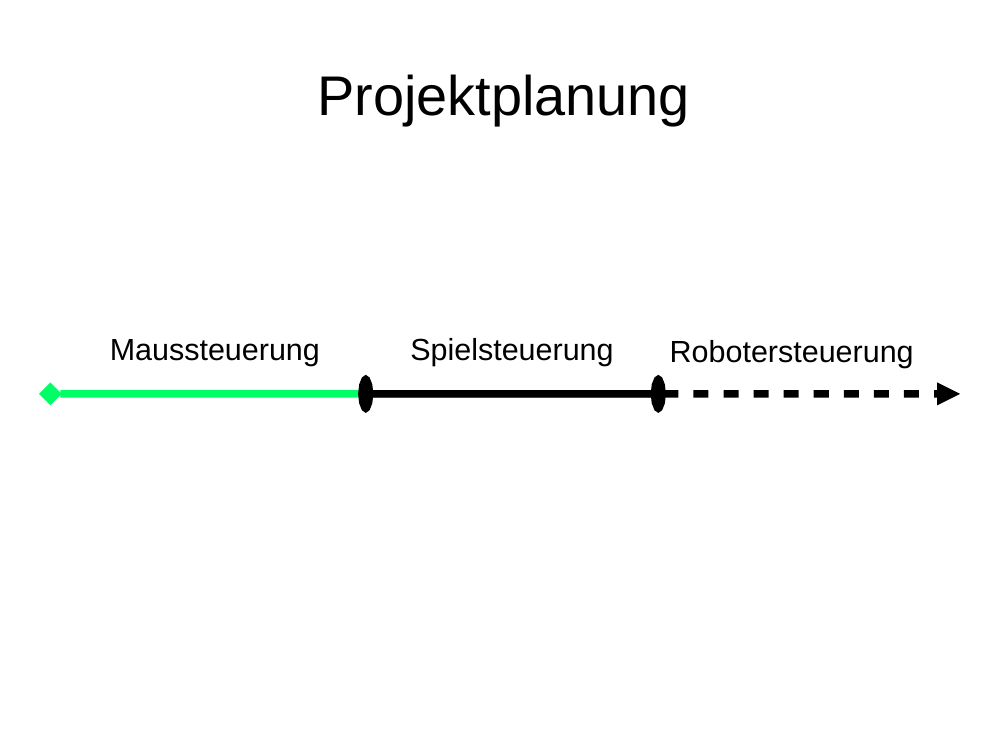
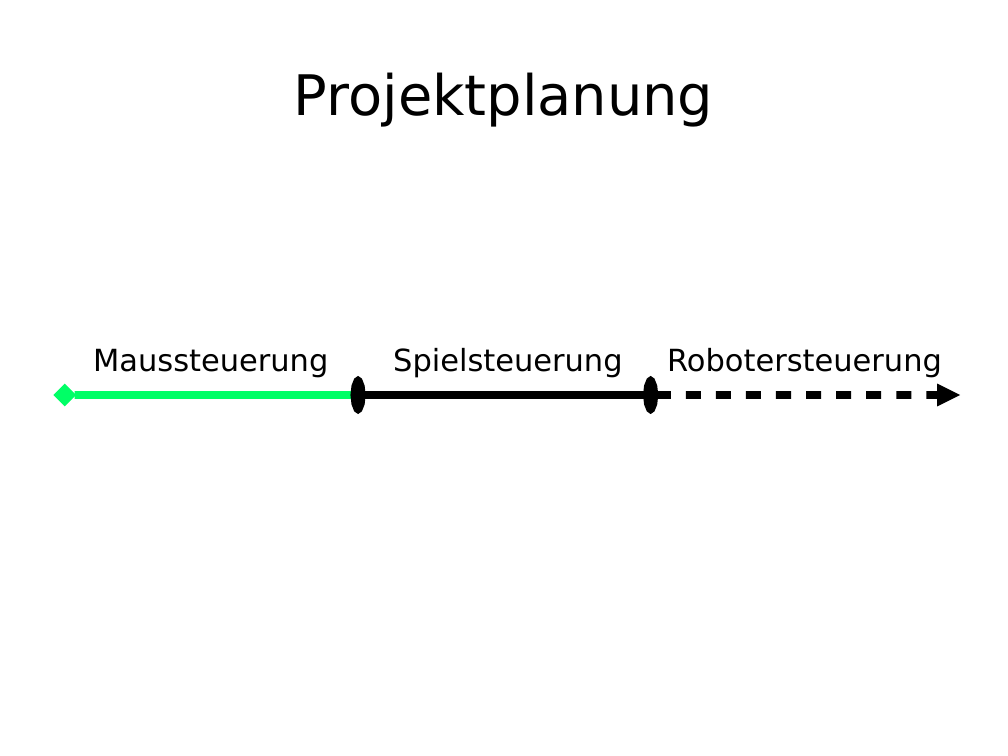
Before and after one commit to enra64/psychic-giggle, a slide deck: slide 4 of zwischenstand anfang dezember.odp (slide 3 before the commit). Drawn at 1008x756 pixels with LibreOffice and Linux fonts; fonts in the diff are those of the drawing. Boxes give left, top, right and bottom in pixels: in the first picture for what was removed or moved away, otherwise in the second. Text is boxed around its words. In the diff, an @@ line names an element or a change of style, - is before the commit and + after.

```diff
--- a/zwischenstand anfang dezember.odp
+++ b/zwischenstand anfang dezember.odp
@@ text "Maussteuerung" moved from (x1=110, y1=339, x2=320, y2=366) to (x1=93, y1=348, x2=328, y2=377) @@
@@ text "Spielsteuerung" moved from (x1=410, y1=338, x2=613, y2=366) to (x1=393, y1=347, x2=622, y2=377) @@
@@ font Arial to DejaVu Sans in 4 elements at (x1=294, y1=72, x2=714, y2=127), (x1=393, y1=347, x2=622, y2=377), (x1=93, y1=348, x2=328, y2=377), (x1=667, y1=347, x2=942, y2=377) @@
@@ text "Robotersteuerung" moved from (x1=670, y1=340, x2=914, y2=368) to (x1=667, y1=347, x2=942, y2=377) @@
@@ arrow moved from (50, 394) - (659, 394) to (65, 395) - (359, 395) @@
@@ arrow moved from (366, 394) - (659, 394) to (359, 395) - (651, 395) @@
@@ double arrow moved from (659, 394) - (960, 394) to (651, 395) - (960, 395) @@
```
Also in this commit, not shown: 8 other slides changed, 2 slides added, 1 slide removed.
